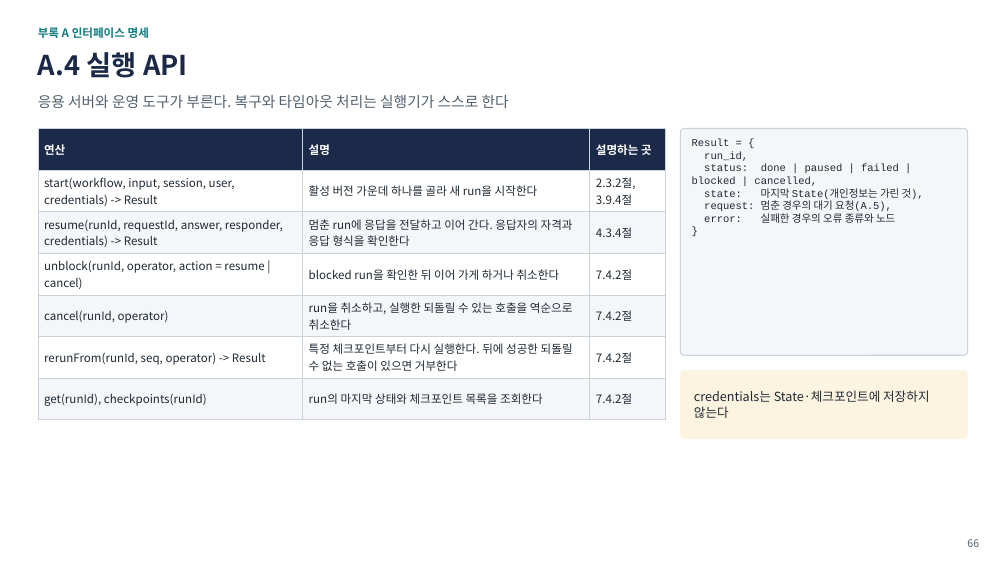
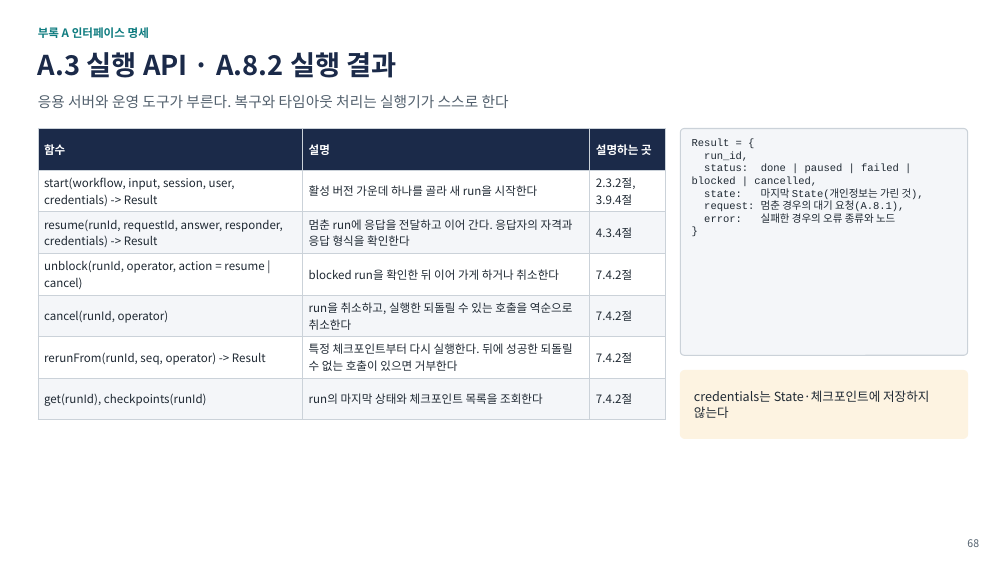
Before and after one commit to iwindfree/windfree-blog, a slide deck: slide 68 of public/files/ai-agent-workflow-framework/AI_Agent_Workflow_Framework_Summary.pptx (slide 66 before the commit). Drawn at 1008x567 pixels with LibreOffice and Linux fonts; fonts in the diff are those of the drawing. Boxes give left, top, right and bottom in pixels: in the first picture for what was removed or moved away, otherwise in the second. Text is boxed around its words. In the diff, an @@ line names an element or a change of style, - is before the commit and + after.

```diff
--- a/public/files/ai-agent-workflow-framework/AI_Agent_Workflow_Framework_Summary.pptx
+++ b/public/files/ai-agent-workflow-framework/AI_Agent_Workflow_Framework_Summary.pptx
@@ text at bbox=[38, 52, 397, 78]: text changed @@
-A.4 실행 API
+A.3 실행 API · A.8.2 실행 결과
@@ table at bbox=[38, 129, 665, 410] @@
-row 1, column 1: 연산
+row 1, column 1: 함수
@@ text at bbox=[704, 198, 904, 211]: text changed @@
-request: 멈춘 경우의 대기 요청(A.5),
+request: 멈춘 경우의 대기 요청(A.8.1),
```
Also in this commit, not shown: 6 other slides changed, 2 slides added, 1 other file.
